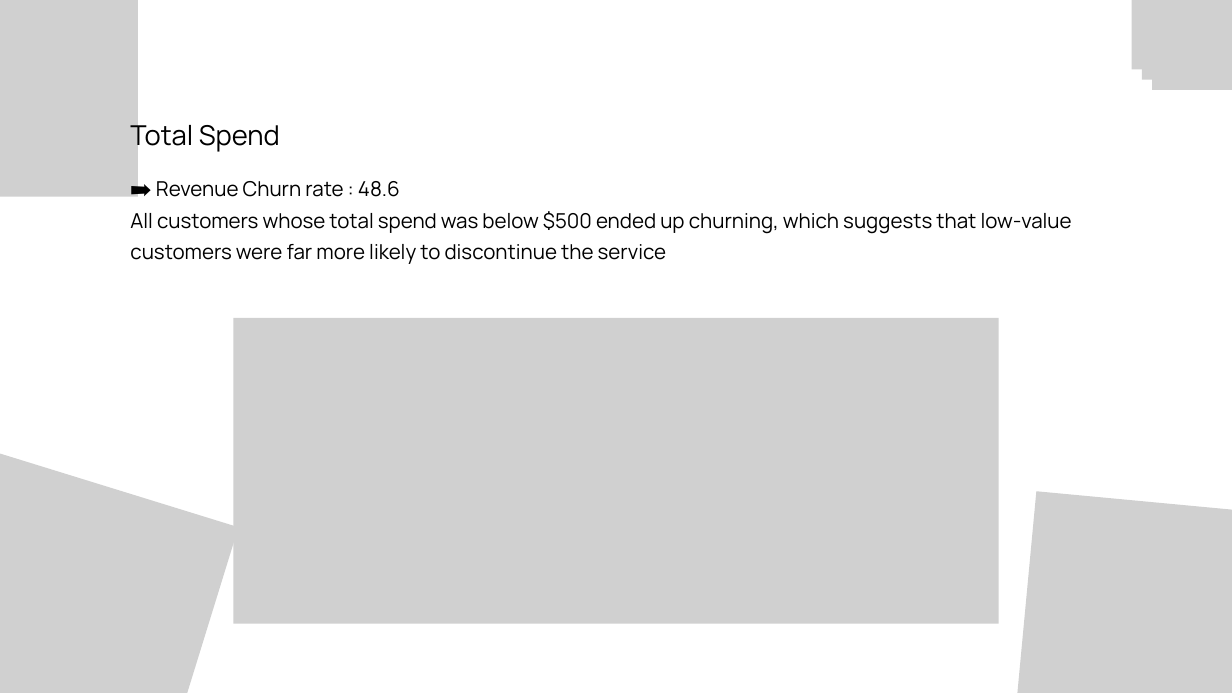
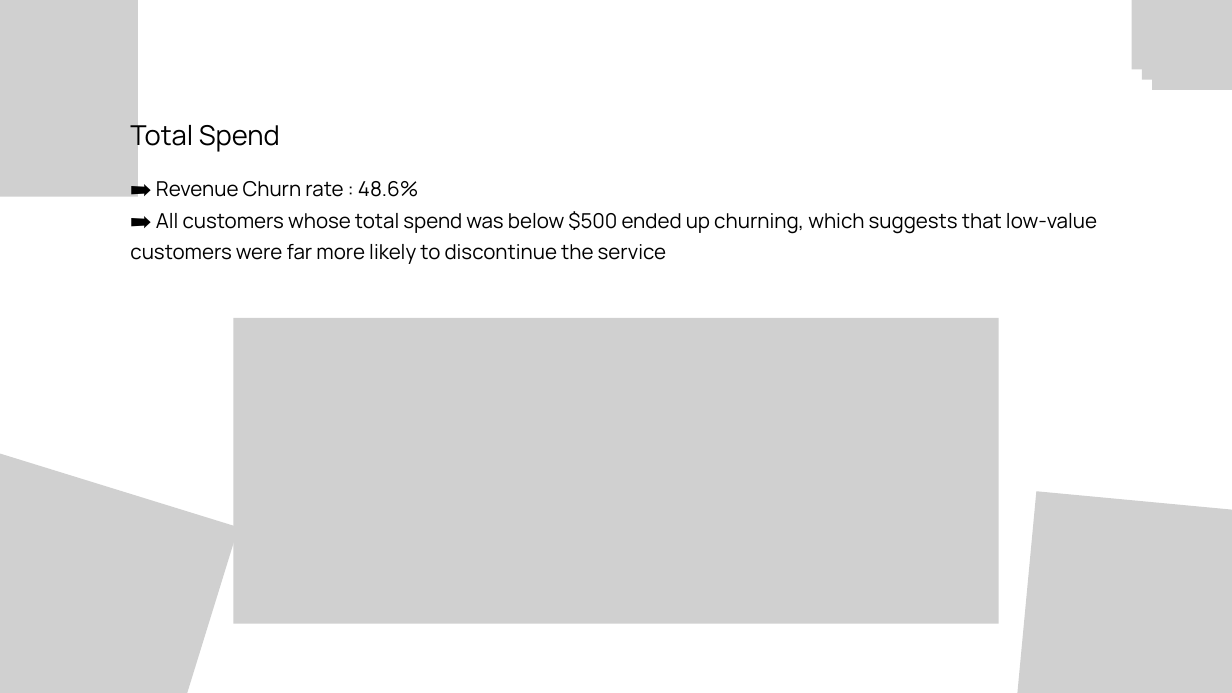
Before and after one commit to EngiEid/Customer_Churn_Dataset_Analysis, a slide deck: slide 12 of StayZen Customer Churn Presentation.pptx (slide 13 before the commit). Drawn at 1232x693 pixels with LibreOffice and Linux fonts; fonts in the diff are those of the drawing; grey boxes stand for pictures. Boxes give left, top, right and bottom in pixels: in the first picture for what was removed or moved away, otherwise in the second. Text is boxed around its words. In the diff, an @@ line names an element or a change of style, - is before the commit and + after.

```diff
--- a/StayZen Customer Churn Presentation.pptx
+++ b/StayZen Customer Churn Presentation.pptx
@@ text at (x1=130, y1=181, x2=1097, y2=264): text changed @@
-➡ Revenue Churn rate : 48.6
-All customers whose total spend was below $500 ended up churning, which suggests that low-value customers were far more likely to discontinue the service
+➡ Revenue Churn rate : 48.6%
+➡ All customers whose total spend was below $500 ended up churning, which suggests that low-value customers were far more likely to discontinue the service
```
Also in this commit, not shown: 8 other slides changed, 7 slides added, 4 slides removed, 2 other files.
